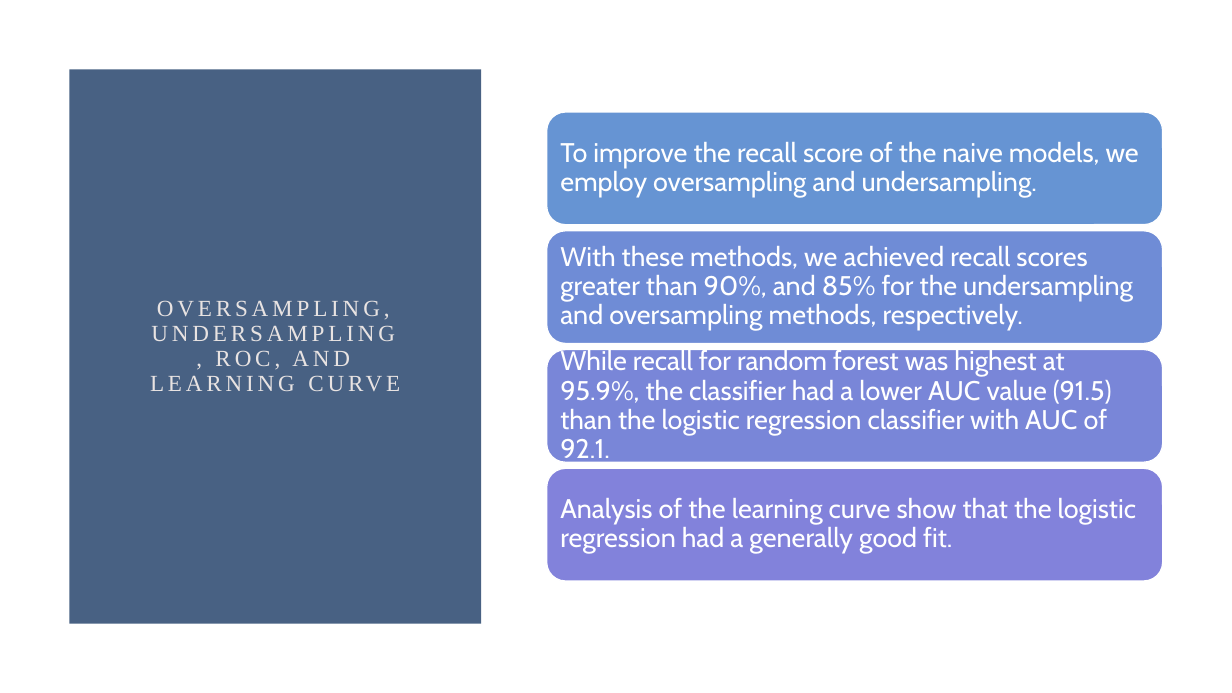
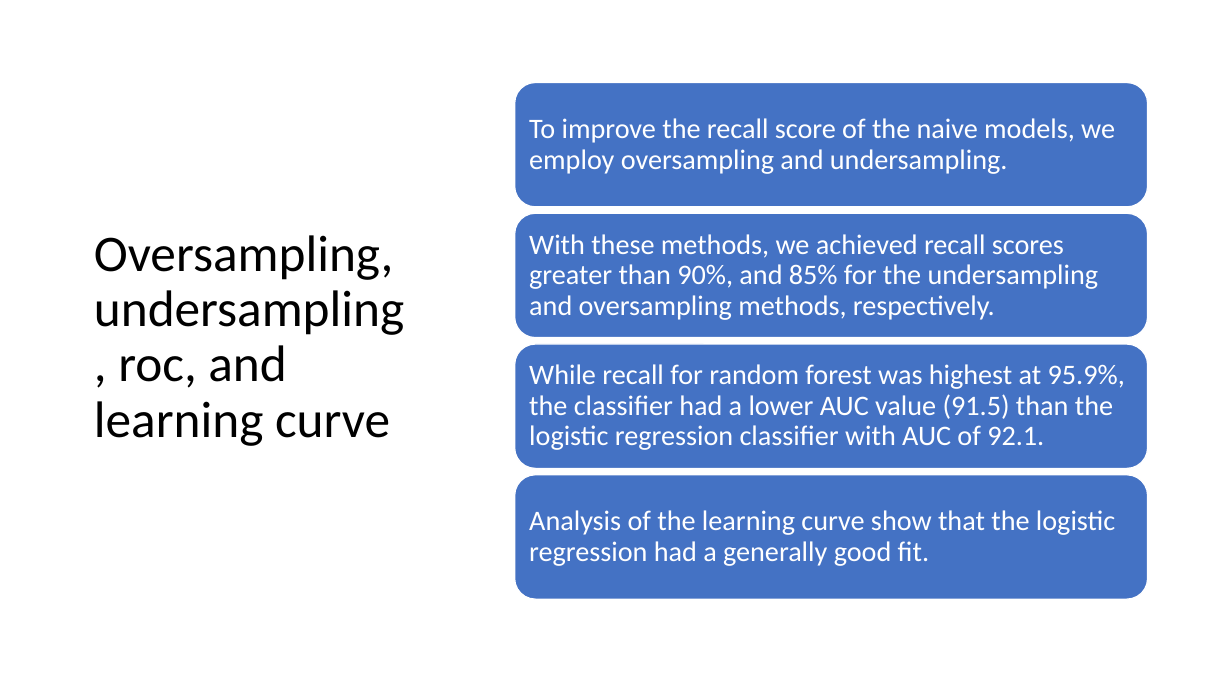
Before and after one commit to dsaulsb1/Fraud-Project, a slide deck: slide 44 of FraudProject2021.pptx (slide 45 before the commit). Drawn at 1232x693 pixels with LibreOffice and Linux fonts; fonts in the diff are those of the drawing. Boxes give left, top, right and bottom in pixels: in the first picture for what was removed or moved away, otherwise in the second. Text is boxed around its words. In the diff, an @@ line names an element or a change of style, - is before the commit and + after.

```diff
--- a/FraudProject2021.pptx
+++ b/FraudProject2021.pptx
@@ rectangle removed at (x1=69, y1=69, x2=482, y2=624) @@
@@ rounded rectangle resized from (x1=547, y1=112, x2=1164, y2=225) to (x1=515, y1=82, x2=1148, y2=207) @@
@@ rounded rectangle at (x1=515, y1=82, x2=1148, y2=207): fill #6694D3 to #4472C4 @@
@@ size 21 to 22 pt, font Cabin to Calibri in 4 elements at (x1=529, y1=364, x2=1125, y2=450), (x1=529, y1=510, x2=1115, y2=566), (x1=529, y1=234, x2=1099, y2=320), (x1=529, y1=118, x2=1115, y2=174) @@
@@ text "To improve the recall score ..." moved from (x1=560, y1=142, x2=1139, y2=198) to (x1=529, y1=118, x2=1115, y2=174) @@
@@ title at (x1=94, y1=235, x2=404, y2=446): text changed; size 18 to 40 pt; font Times New Roman to Calibri; text colour #E8E3E2 to #000000 @@
-OVERSAMPLING, UNDERSAMPLING, ROC, AND LEARNING CURVE
+Oversampling, undersampling, roc, and learning curve
@@ rounded rectangle resized from (x1=547, y1=231, x2=1164, y2=344) to (x1=515, y1=213, x2=1148, y2=338) @@
@@ rounded rectangle at (x1=515, y1=213, x2=1148, y2=338): fill #6F8CD6 to #4472C4 @@
@@ text "With these methods, we achieved ..." moved from (x1=560, y1=246, x2=1133, y2=331) to (x1=529, y1=234, x2=1099, y2=320) @@
@@ rounded rectangle resized from (x1=547, y1=349, x2=1164, y2=462) to (x1=515, y1=344, x2=1148, y2=469) @@
@@ rounded rectangle at (x1=515, y1=344, x2=1148, y2=469): fill #7986D8 to #4472C4 @@
@@ text "While recall for random forest ..." moved from (x1=560, y1=348, x2=1112, y2=464) to (x1=529, y1=364, x2=1125, y2=450) @@
@@ rounded rectangle resized from (x1=547, y1=469, x2=1164, y2=581) to (x1=515, y1=475, x2=1148, y2=600) @@
@@ rounded rectangle at (x1=515, y1=475, x2=1148, y2=600): fill #8282DB to #4472C4 @@
@@ text "Analysis of the learning curve ..." moved from (x1=560, y1=498, x2=1136, y2=554) to (x1=529, y1=510, x2=1115, y2=566) @@
```
Also in this commit, not shown: 47 other slides changed, 1 slide added, 2 slides removed.
